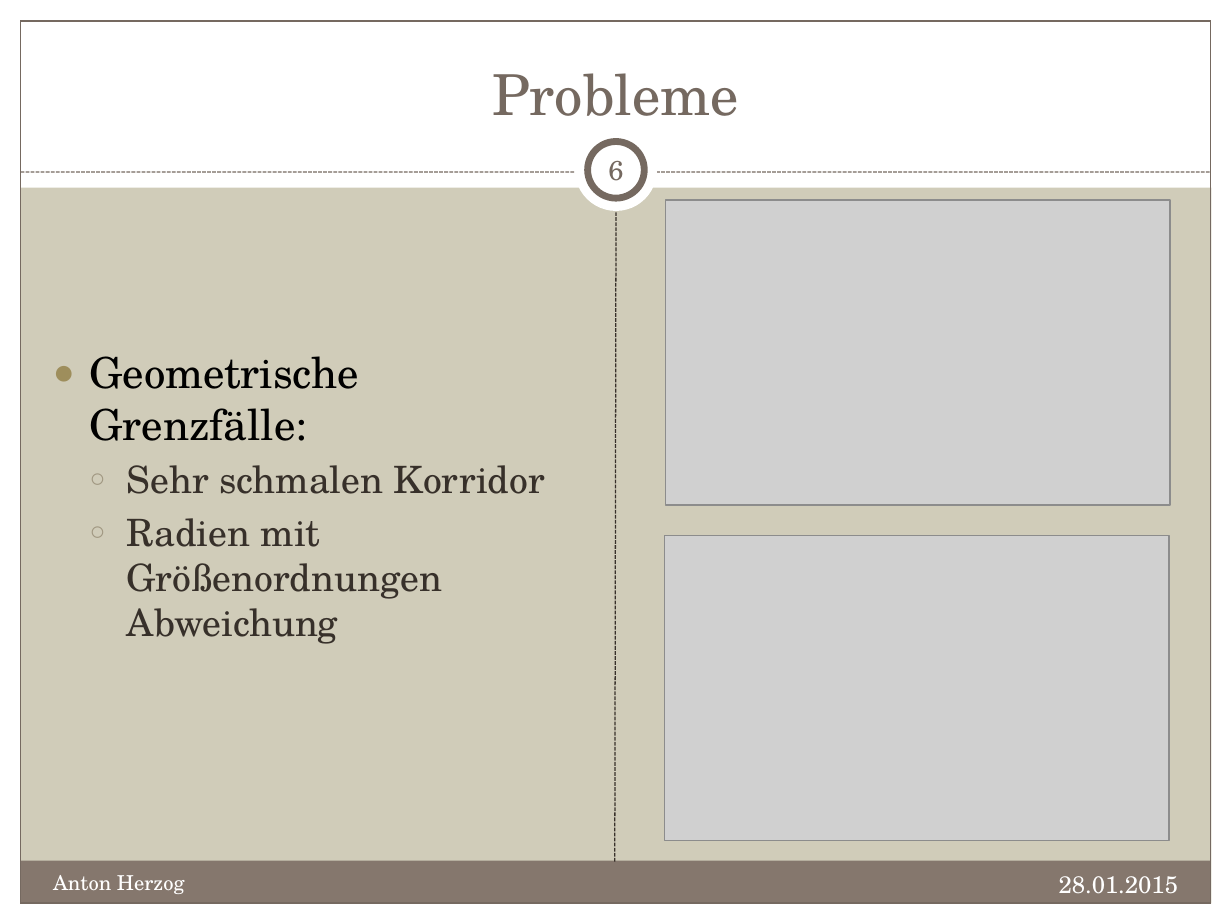
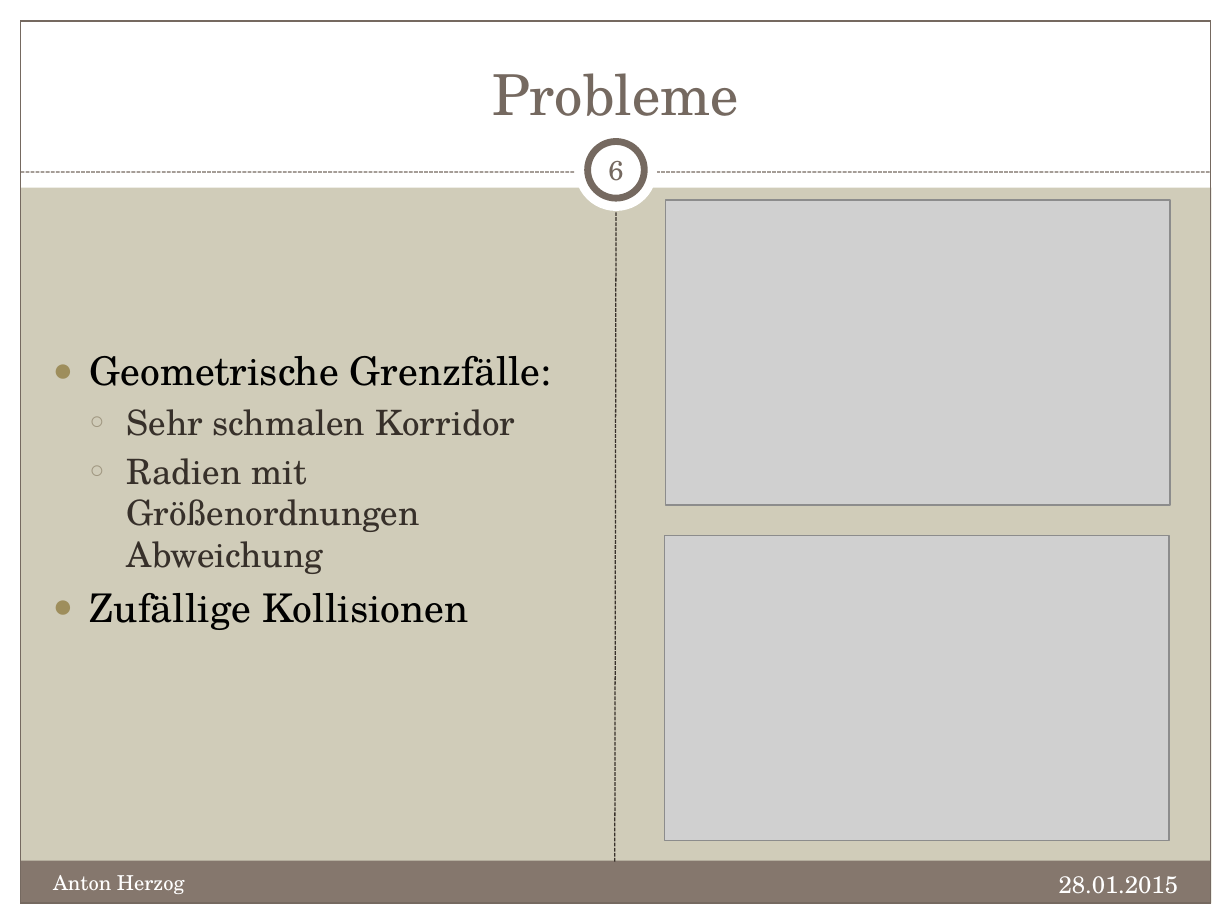
Before and after one commit to sqeezy/RettetDieBaeume, a slide deck: slide 6 of doc/AufforstungMischwald.pptx. Drawn at 1232x924 pixels with LibreOffice and Linux fonts; fonts in the diff are those of the drawing; grey boxes stand for pictures. Boxes give left, top, right and bottom in pixels: in the first picture for what was removed or moved away, otherwise in the second. Text is boxed around its words. In the diff, an @@ line names an element or a change of style, - is before the commit and + after.

```diff
--- a/doc/AufforstungMischwald.pptx
+++ b/doc/AufforstungMischwald.pptx
@@ text at box(90, 356, 552, 574): size 25 to 23.1 pt in "Geometrische Grenzfälle:"; size 22 to 20.4 pt in "Sehr schmalen Korridor", "Radien mit Größenordnungen Abweichung" @@
@@ text at box(90, 593, 469, 630): paragraph added @@
+● Zufällige Kollisionen
```
Also in this commit, not shown: 3 other slides changed.
